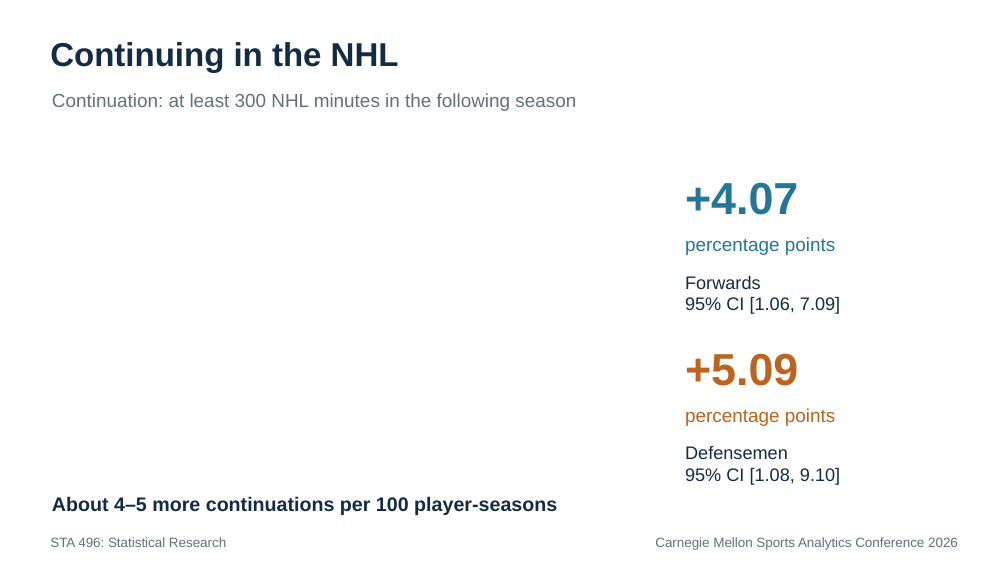
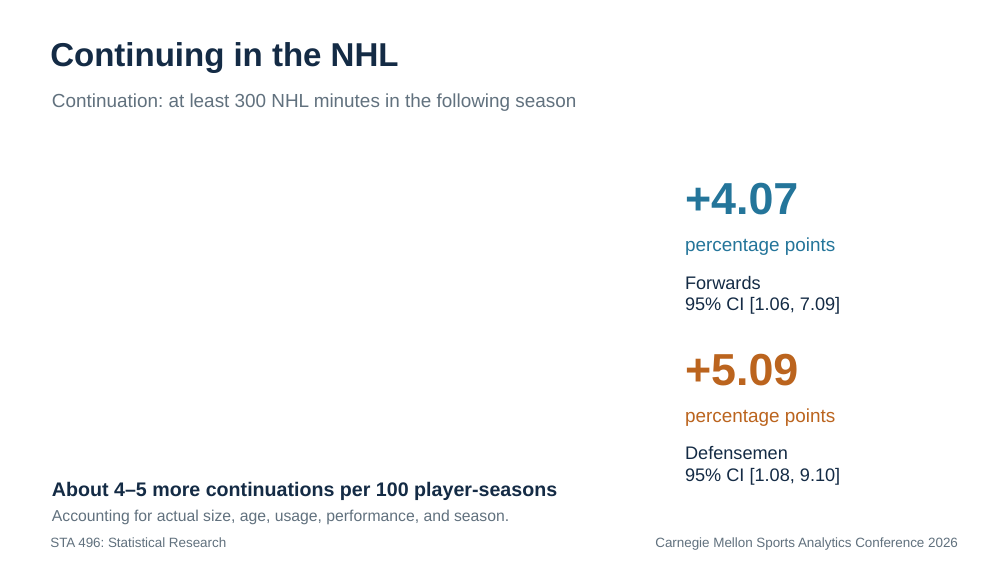
Before and after one commit to RentoSaijo/CSAx_STA496, a slide deck: slide 37 of reports/presentation.pptx (slide 35 before the commit). Drawn at 1008x567 pixels with LibreOffice and Linux fonts; fonts in the diff are those of the drawing. Boxes give left, top, right and bottom in pixels: in the first picture for what was removed or moved away, otherwise in the second. Text is boxed around its words. In the diff, an @@ line names an element or a change of style, - is before the commit and + after.

```diff
--- a/reports/presentation.pptx
+++ b/reports/presentation.pptx
@@ text "About 4–5 more continuations per ...": place and size @@
-text "About 4–5 more continuations per ..." at <box>52,496,557,515</box>
+text "About 4–5 more continuations per ..." at <box>52,481,557,500</box>
@@ text added at <box>52,509,509,524</box>, 15 pt, text #61717E @@
+Accounting for actual size, age, usage, performance, and season.
```
Also in this commit, not shown: 18 other slides changed, 5 slides added, 3 slides removed.
